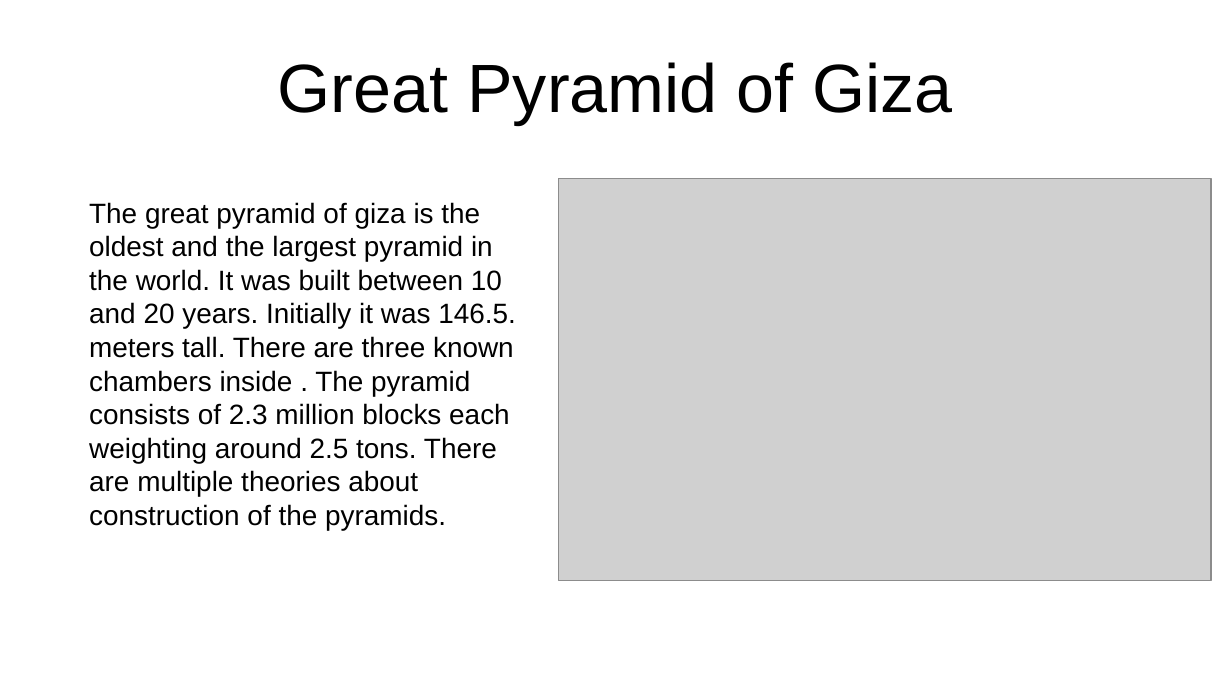
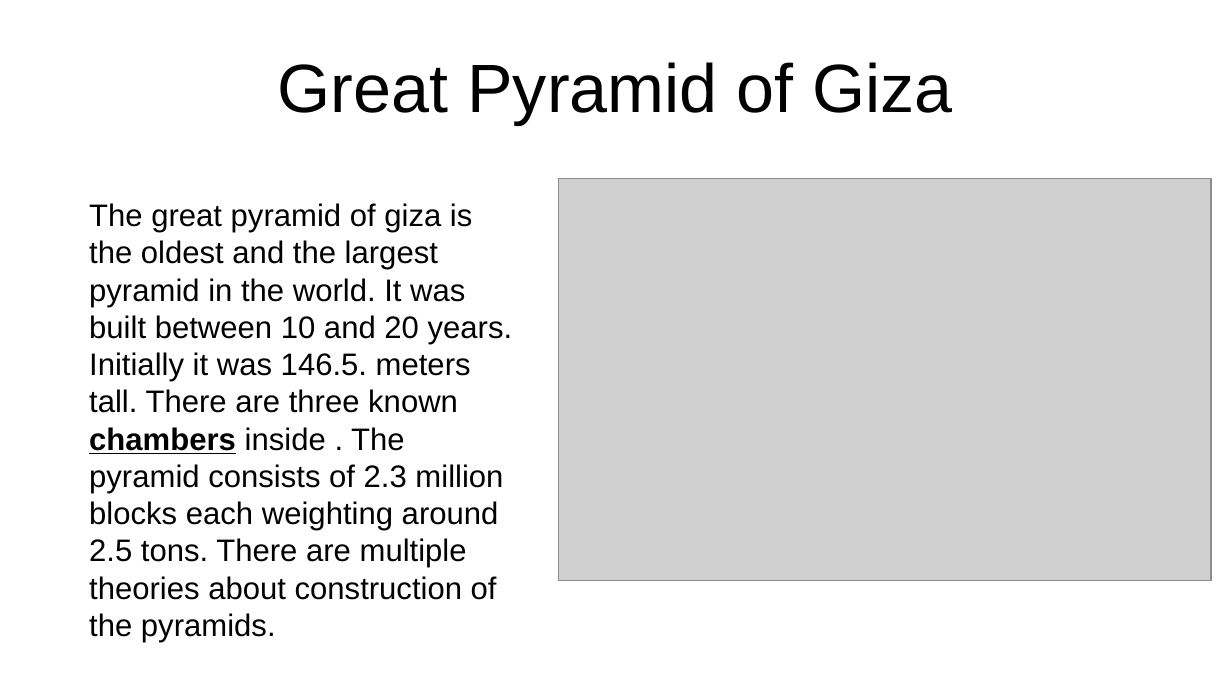
Before and after one commit to Catalinhimself/UTM, a slide deck: slide 2 of eng/wonders/wonders.odp. Drawn at 1232x693 pixels with LibreOffice and Linux fonts; fonts in the diff are those of the drawing; grey boxes stand for pictures. Boxes give left, top, right and bottom in pixels: in the first picture for what was removed or moved away, otherwise in the second. Text is boxed around its words. In the diff, an @@ line names an element or a change of style, - is before the commit and + after.

```diff
--- a/eng/wonders/wonders.odp
+++ b/eng/wonders/wonders.odp
@@ text "The great pyramid of giza ..." at (89,203,513,600): size 18 to 20 pt; bold on, underline on in "chambers" @@
```
Also in this commit, not shown: 6 other slides changed, 1 slide added, 1 slide removed, 34 other files.
